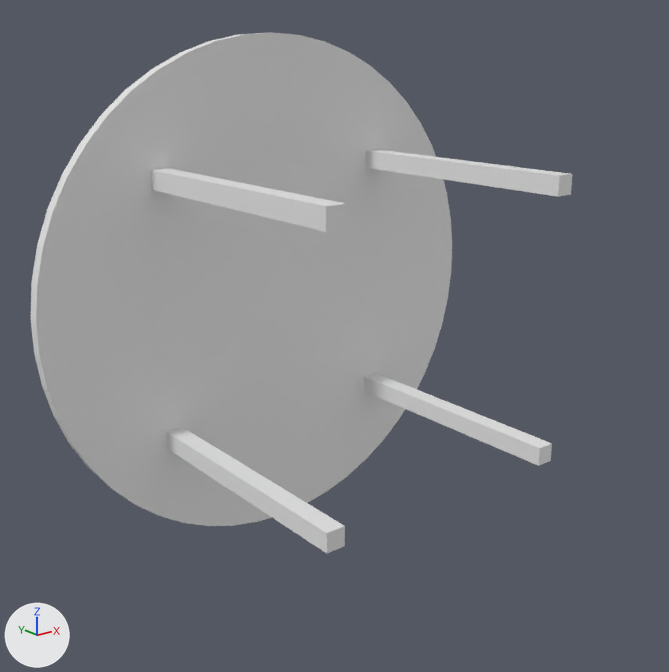
One commit to the Blender file Assets/Models/table.blend: the scene before it, then after it.
Both versions are drawn from a 50 mm lens placed at (-2.09, -1.99, 0.95), pointed at (-0.06, 0.55, -0.06). Every picture has the same lights, and +X, +Y and +Z are marked at lower left.
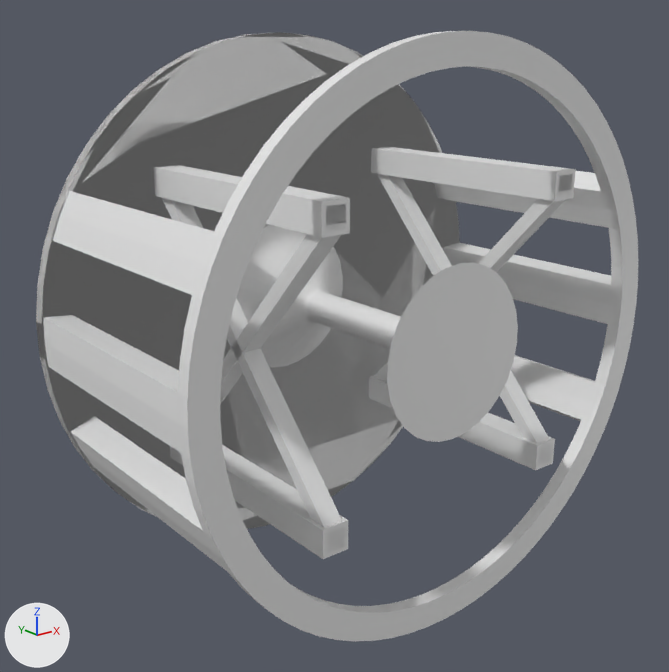
Where the change shows, as pixel boxes (x1, y1, x2, y2) in the pictures (669 x 672 px; the box of a moved part takes in the faces that stretch with it):
'Cylinder', reshaped: before (31, 33, 572, 553); after (36, 32, 572, 551)
'Cylinder.002', added: after (43, 31, 638, 641)
'Cylinder.001', added: after (83, 112, 518, 473)
    faces in mat_material_001 (white #e7e7e7): (236, 225, 518, 442)
    faces in mat_material (white #e7e7e7): (83, 112, 436, 473)
'Cube', added: after (111, 109, 576, 559)
part 1 of me_cylinder, moved or reshaped: before (31, 33, 452, 526); after (36, 32, 460, 529)
part 2 of me_cylinder, moved or reshaped: before (151, 150, 572, 232); after (162, 174, 552, 551)
part 3 of me_cylinder, moved or reshaped: before (166, 373, 552, 553); after (220, 174, 572, 405)

The change in detail:
Material 'Material.002' (mat_material_002) is new.
Its base color is (0.8, 0.8, 0.8) (white #e7e7e7).
Material 'Material.003' (mat_material_003) is new.
Its base color is (0.8, 0.8, 0.8) (white #e7e7e7).
Material 'Material' (mat_material) is new.
Its base color is (0.8, 0.8, 0.8) (white #e7e7e7).
Material 'Material.001' (mat_material_001) is new.
Its base color is (0.8, 0.8, 0.8) (white #e7e7e7).
me_cylinder has 314 vertices, 258 faces and spans x -1.0..1.0, y 0.0..1.05, z -1.0..1.0.
me_cylinder is used by ob_cylinder; location (0.0, 0.0, 0.0).
me_cylinder part 1: the loose piece of 250 vertices spanning x -1.0..1.0, y 1.0..1.05, z -1.0..1.0 is moved by (0.0, -0.05, 0.0).
me_cylinder part 2: all 16 vertices in x -0.54..0.54, y 0.0, z 0.46..0.54 are moved by (0.0, 0.0, -1.0).
me_cylinder part 3: all 20 vertices in x -0.54..0.54, y 0.0, z -0.54..-0.46 are moved by (0.0, 0.0, 1.0).
Mesh me_cylinder_002 is new.
It has 574 vertices, 598 faces and spans x -1.0..1.0, y 0.0..1.0, z -1.0..1.0.
Faces by material slot: [202, 396].
It uses material mat_material_002 (white #e7e7e7).
It uses material mat_material_003 (white #e7e7e7).
Mesh me_cylinder_001 is new.
It has 490 vertices, 399 faces and spans x -0.84..0.84, y 0.0..1.0, z -0.78..0.7.
Faces by material slot: [67, 332].
It uses material mat_material (white #e7e7e7).
It uses material mat_material_001 (white #e7e7e7).
Mesh me_cube is new.
It consists of a box spanning x -0.7..0.7, y 0.95..1.0, z -0.7..0.7; a box spanning x -0.55..-0.45, y 0.0..0.95, z -0.55..-0.45; a box spanning x -0.55..-0.45, y 0.0..0.95, z 0.45..0.55; a box spanning x 0.45..0.55, y 0.0..0.95, z 0.45..0.55; a box spanning x 0.45..0.55, y 0.0..0.95, z -0.55..-0.45.
Object 'Cylinder.002' (ob_cylinder_002) is new; it shows me_cylinder_002.
Its location is (0.0, 0.0, 0.0).
Object 'Cylinder.001' (ob_cylinder_001) is new; it shows me_cylinder_001.
Its location is (0.0, 0.0, 0.0).
Object 'Cube' (ob_cube) is new; it shows me_cube.
Its location is (0.0, 0.0, 0.0).
